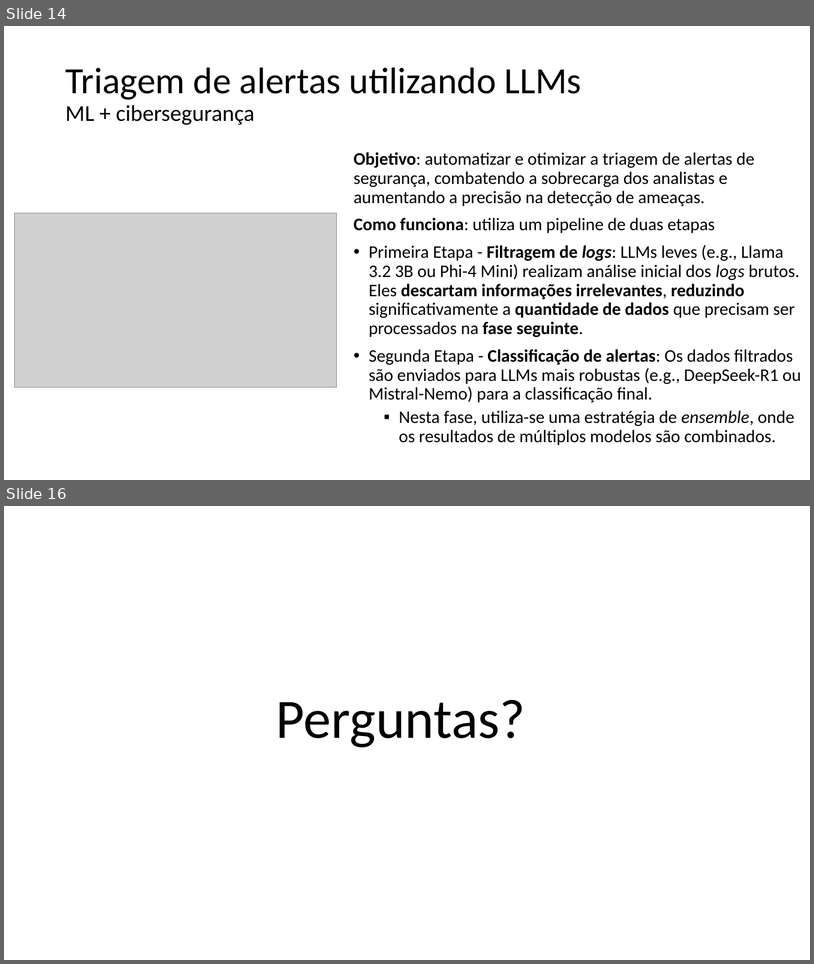
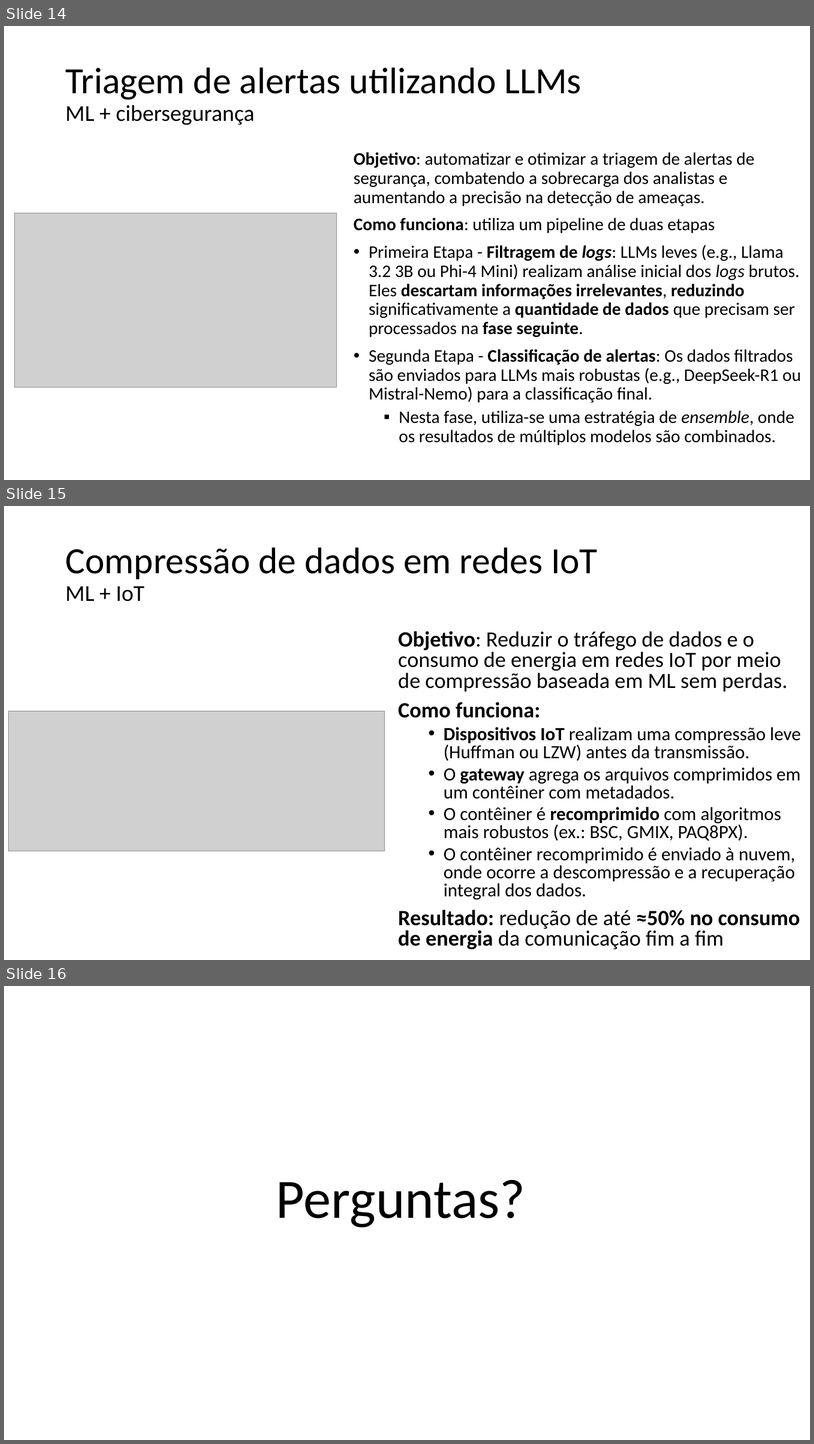
Before and after one commit to zz4fap/c24_inteligencia_artificial, a slide deck: slides/C24_Projetos.pptx. Shown one above the other, each under a label of ours: slides 14 and 16 before the commit, slides 14, 15 and 16 after it; the slides between them are not shown. The pictures are 814x964 and 814x1444 pixels, drawn with LibreOffice and Linux fonts; fonts in the diff are those of the drawing; grey boxes stand for pictures. Boxes give left, top, right and bottom in pixels: in the first picture for what was removed or moved away, otherwise in the second. Text is boxed around its words. In the diff, an @@ line names an element or a change of style, - is before the commit and + after.

```diff
--- a/slides/C24_Projetos.pptx
+++ b/slides/C24_Projetos.pptx
@@ slide 15 added at box(4, 506, 810, 960), background #FFFFFF @@
@@ title added at box(65, 547, 598, 601), 44 pt, text #000000 @@
+Compressão de dados em redes IoT
+ML + IoT
@@ text added at box(398, 631, 801, 949), 22.2 pt, text #000000 @@
+Objetivo: Reduzir o tráfego de dados e o consumo de energia em redes IoT por meio de compressão baseada em ML sem perdas.
+Como funciona:
+  • Dispositivos IoT realizam uma compressão leve (Huffman ou LZW) antes da transmissão.
+  • O gateway agrega os arquivos comprimidos em um contêiner com metadados.
+  • O contêiner é recomprimido com algoritmos mais robustos (ex.: BSC, GMIX, PAQ8PX).
+  • O contêiner recomprimido é enviado à nuvem, onde ocorre a descompressão e a recuperação integral dos dados.
+Resultado: redução de até ≈50% no consumo de energia da comunicação fim a fim
@@ picture added at box(8, 711, 384, 851) @@
```
Also in this commit, not shown: 4 slides changed, 1 slide removed, 2 other files.
